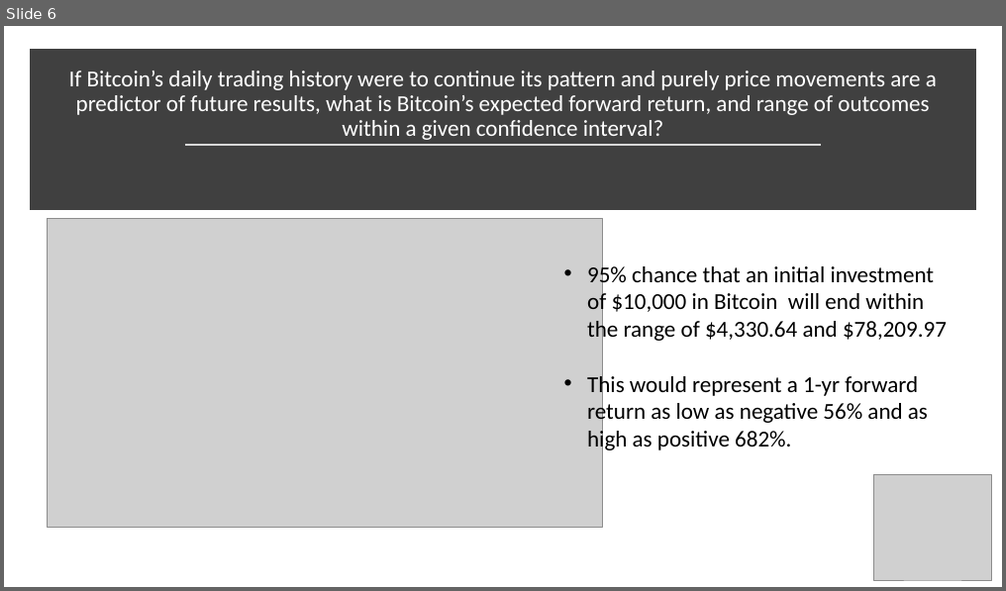
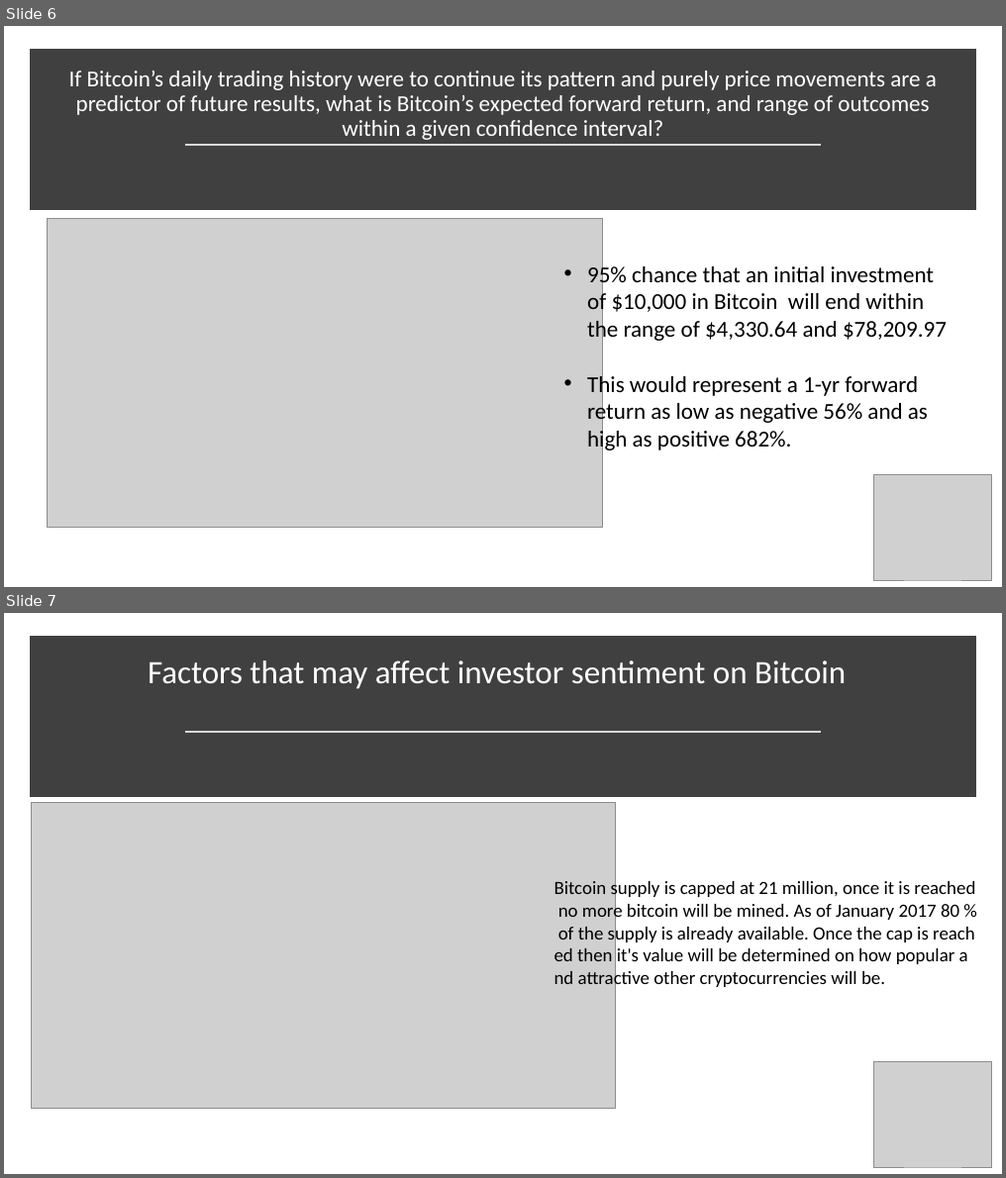
Before and after one commit to jennifermulroy/Bitcoin, a slide deck: Bitcoin_presentation.pptx. Shown one above the other, each under a label of ours: slide 6 before the commit, slides 6 and 7 after it. The pictures are 1006x591 and 1006x1178 pixels, drawn with LibreOffice and Linux fonts; fonts in the diff are those of the drawing; grey boxes stand for pictures. Boxes give left, top, right and bottom in pixels: in the first picture for what was removed or moved away, otherwise in the second. Text is boxed around its words. In the diff, an @@ line names an element or a change of style, - is before the commit and + after.

```diff
--- a/Bitcoin_presentation.pptx
+++ b/Bitcoin_presentation.pptx
@@ slide 7 added at (4, 613, 1002, 1174), background #FFFFFF @@
@@ rectangle added at (35, 642, 971, 792), fill #404040, outline #404040 10 pt @@
@@ title added at (148, 661, 846, 689), 31.5 pt, text #FFFFFF @@
+Factors that may affect investor sentiment on Bitcoin
@@ line added from (185, 731) to (822, 731), #D9D9D9 1.75 pt @@
@@ picture added at (32, 802, 616, 1109) @@
@@ text added at (554, 879, 975, 989), 18 pt, text #000000 @@
+Bitcoin supply is capped at 21 million, once it is reached no more bitcoin will be mined. As of January 2017 80 % of the supply is already available. Once the cap is reached then it's value will be determined on how popular and attractive other cryptocurrencies will be.
@@ picture added at (874, 1062, 991, 1167) @@
```
Also in this commit, not shown: 1 slide changed, 8 other slides added, 1 other file.
